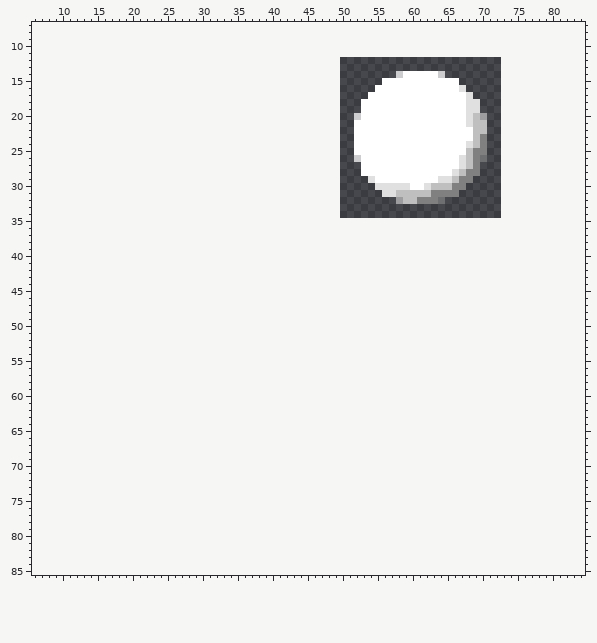
One commit to this sprite sheet: authors/numbers.png. Above: the version before the commit.
The file is 23x23 pixels. Shown: x 6..84, y 7..85. The old version is drawn lined up with the new one, on the new canvas.
And afterwards:
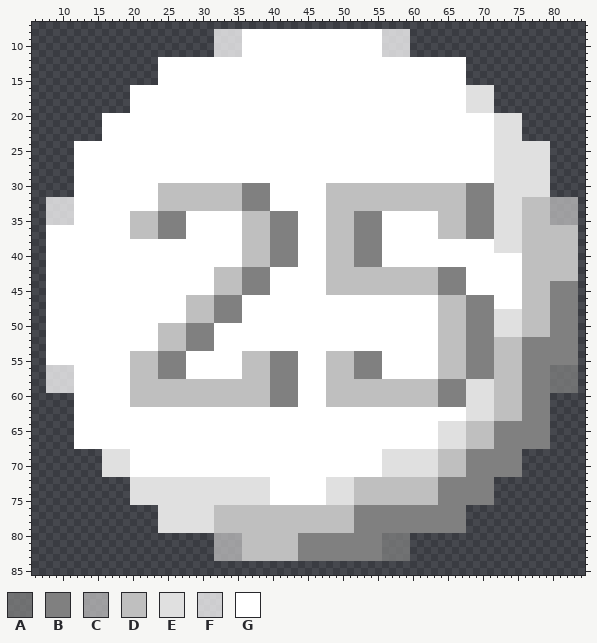
Palette (. is transparent): A #808080bf  B #808080  C #bebebebf  D #bfbfbf  E #e0e0e0  F #fefefebf  G #ffffff
The exact change:
canvas 23x23 -> 92x92, the old top-left corner now at 50,12
y 8..11: x 32..59 ............................ -> FFFFGGGGGGGGGGGGGGGGGGGGFFFF
y 12..13: x 24..67 ............................................ -> GGGGGGGGGGGGGGGGGGGGGGGGGGGGGGGGGGGGGGGGGGGG
y 14: x 24..58 ..................................F -> GGGGGGGGGGGGGGGGGGGGGGGGGGGGGGGGGGG; x 64..67 F... -> GGGG
y 15: x 24..55 ................................ -> GGGGGGGGGGGGGGGGGGGGGGGGGGGGGGGG; x 67 . -> G
y 16: x 20..54 ................................... -> GGGGGGGGGGGGGGGGGGGGGGGGGGGGGGGGGGG; x 67..71 E.... -> GEEEE
y 17: x 20..53 .................................. -> GGGGGGGGGGGGGGGGGGGGGGGGGGGGGGGGGG; x 69..71 ... -> EEE
y 18..19: x 20..52 ................................. -> GGGGGGGGGGGGGGGGGGGGGGGGGGGGGGGGG; x 70..71 .. -> EE
y 20: x 16..52 ....................................F -> GGGGGGGGGGGGGGGGGGGGGGGGGGGGGGGGGGGGG; x 68..75 EDC..... -> GGGGEEEE
y 21: x 16..51 .................................... -> GGGGGGGGGGGGGGGGGGGGGGGGGGGGGGGGGGGG; x 68..75 EDD..... -> GGGGEEEE
y 22: x 16..51 .................................... -> GGGGGGGGGGGGGGGGGGGGGGGGGGGGGGGGGGGG; x 69..75 DD..... -> GGGEEEE
y 23: x 16..51 .................................... -> GGGGGGGGGGGGGGGGGGGGGGGGGGGGGGGGGGGG; x 69..75 DB..... -> GGGEEEE
y 24: x 12..51 ........................................ -> GGGGGGGGGGGGGGGGGGGGGGGGGGGGGGGGGGGGGGGG; x 68..79 EDB......... -> GGGGEEEEEEEE
y 25: x 12..51 ........................................ -> GGGGGGGGGGGGGGGGGGGGGGGGGGGGGGGGGGGGGGGG; x 68..79 DBB......... -> GGGGEEEEEEEE
y 26: x 12..52 ........................................F -> GGGGGGGGGGGGGGGGGGGGGGGGGGGGGGGGGGGGGGGGG; x 67..79 EDBA......... -> GGGGGEEEEEEEE
y 27: x 12..52 ......................................... -> GGGGGGGGGGGGGGGGGGGGGGGGGGGGGGGGGGGGGGGGG; x 67..79 EDB.......... -> GGGGGEEEEEEEE
y 28: x 12..52 ......................................... -> GGGGGGGGGGGGGGGGGGGGGGGGGGGGGGGGGGGGGGGGG; x 66..79 EDBB.......... -> GGGGGGEEEEEEEE
y 29: x 12..54 ..........................................E -> GGGGGGGGGGGGGGGGGGGGGGGGGGGGGGGGGGGGGGGGGGG; x 64..79 EEDBB........... -> GGGGGGGGEEEEEEEE
y 30: x 12..62 ...........................................EEEEEGGE -> GGGGGGGGGGGGDDDDDDDDDDDDBBBBGGGGGGGGDDDDDDDDDDDDDDD; x 66..79 BB............ -> DDBBBBEEEEEEEE
y 31: x 12..57 ............................................EE -> GGGGGGGGGGGGDDDDDDDDDDDDBBBBGGGGGGGGDDDDDDDDDD; x 63..79 BBBB............. -> DDDDDBBBBEEEEEEEE
y 32: x 8..58 ..................................................C -> FFFFGGGGGGGGGGGGDDDDDDDDDDDDBBBBGGGGGGGGDDDDDDDDDDD; x 61..83 BBBA................... -> DDDDDDDBBBBEEEEDDDDCCCC
y 33: x 8..83 ............................................................................ -> FFFFGGGGGGGGGGGGDDDDDDDDDDDDBBBBGGGGGGGGDDDDDDDDDDDDDDDDDDDDBBBBEEEEDDDDCCCC
y 34..35: x 8..83 ............................................................................ -> FFFFGGGGGGGGDDDDBBBBGGGGGGGGDDDDBBBBGGGGDDDDBBBBGGGGGGGGDDDDBBBBEEEEDDDDCCCC
y 36..37: x 8..83 ............................................................................ -> GGGGGGGGGGGGDDDDBBBBGGGGGGGGDDDDBBBBGGGGDDDDBBBBGGGGGGGGDDDDBBBBEEEEDDDDDDDD
y 38..39: x 8..83 ............................................................................ -> GGGGGGGGGGGGGGGGGGGGGGGGGGGGDDDDBBBBGGGGDDDDBBBBGGGGGGGGGGGGGGGGEEEEDDDDDDDD
y 40..41: x 8..83 ............................................................................ -> GGGGGGGGGGGGGGGGGGGGGGGGGGGGDDDDBBBBGGGGDDDDBBBBGGGGGGGGGGGGGGGGGGGGDDDDDDDD
y 42..43: x 8..83 ............................................................................ -> GGGGGGGGGGGGGGGGGGGGGGGGDDDDBBBBGGGGGGGGDDDDDDDDDDDDDDDDBBBBGGGGGGGGDDDDDDDD
y 44..45: x 8..83 ............................................................................ -> GGGGGGGGGGGGGGGGGGGGGGGGDDDDBBBBGGGGGGGGDDDDDDDDDDDDDDDDBBBBGGGGGGGGDDDDBBBB
y 46..47: x 8..83 ............................................................................ -> GGGGGGGGGGGGGGGGGGGGDDDDBBBBGGGGGGGGGGGGGGGGGGGGGGGGGGGGDDDDBBBBGGGGDDDDBBBB
y 48..49: x 8..83 ............................................................................ -> GGGGGGGGGGGGGGGGGGGGDDDDBBBBGGGGGGGGGGGGGGGGGGGGGGGGGGGGDDDDBBBBEEEEDDDDBBBB
y 50..51: x 8..83 ............................................................................ -> GGGGGGGGGGGGGGGGDDDDBBBBGGGGGGGGGGGGGGGGGGGGGGGGGGGGGGGGDDDDBBBBEEEEDDDDBBBB
y 52..53: x 8..83 ............................................................................ -> GGGGGGGGGGGGGGGGDDDDBBBBGGGGGGGGGGGGGGGGGGGGGGGGGGGGGGGGDDDDBBBBDDDDBBBBBBBB
y 54..55: x 8..83 ............................................................................ -> GGGGGGGGGGGGDDDDBBBBGGGGGGGGDDDDBBBBGGGGDDDDBBBBGGGGGGGGDDDDBBBBDDDDBBBBBBBB
y 56..57: x 8..83 ............................................................................ -> FFFFGGGGGGGGDDDDBBBBGGGGGGGGDDDDBBBBGGGGDDDDBBBBGGGGGGGGDDDDBBBBDDDDBBBBAAAA
y 58..59: x 8..83 ............................................................................ -> FFFFGGGGGGGGDDDDDDDDDDDDDDDDDDDDBBBBGGGGDDDDDDDDDDDDDDDDBBBBEEEEDDDDBBBBAAAA
y 60..61: x 12..79 .................................................................... -> GGGGGGGGDDDDDDDDDDDDDDDDDDDDBBBBGGGGDDDDDDDDDDDDDDDDBBBBEEEEDDDDBBBB
y 62..63: x 12..79 .................................................................... -> GGGGGGGGGGGGGGGGGGGGGGGGGGGGGGGGGGGGGGGGGGGGGGGGGGGGGGGGEEEEDDDDBBBB
y 64..67: x 12..79 .................................................................... -> GGGGGGGGGGGGGGGGGGGGGGGGGGGGGGGGGGGGGGGGGGGGGGGGGGGGEEEEDDDDBBBBBBBB
y 68..71: x 16..75 ............................................................ -> EEEEGGGGGGGGGGGGGGGGGGGGGGGGGGGGGGGGGGGGEEEEEEEEDDDDBBBBBBBB
y 72..75: x 20..71 .................................................... -> EEEEEEEEEEEEEEEEEEEEGGGGGGGGEEEEDDDDDDDDDDDDBBBBBBBB
y 76..79: x 24..67 ............................................ -> EEEEEEEEDDDDDDDDDDDDDDDDDDDDBBBBBBBBBBBBBBBB
y 80..83: x 32..59 ............................ -> CCCCDDDDDDDDBBBBBBBBBBBBAAAA
